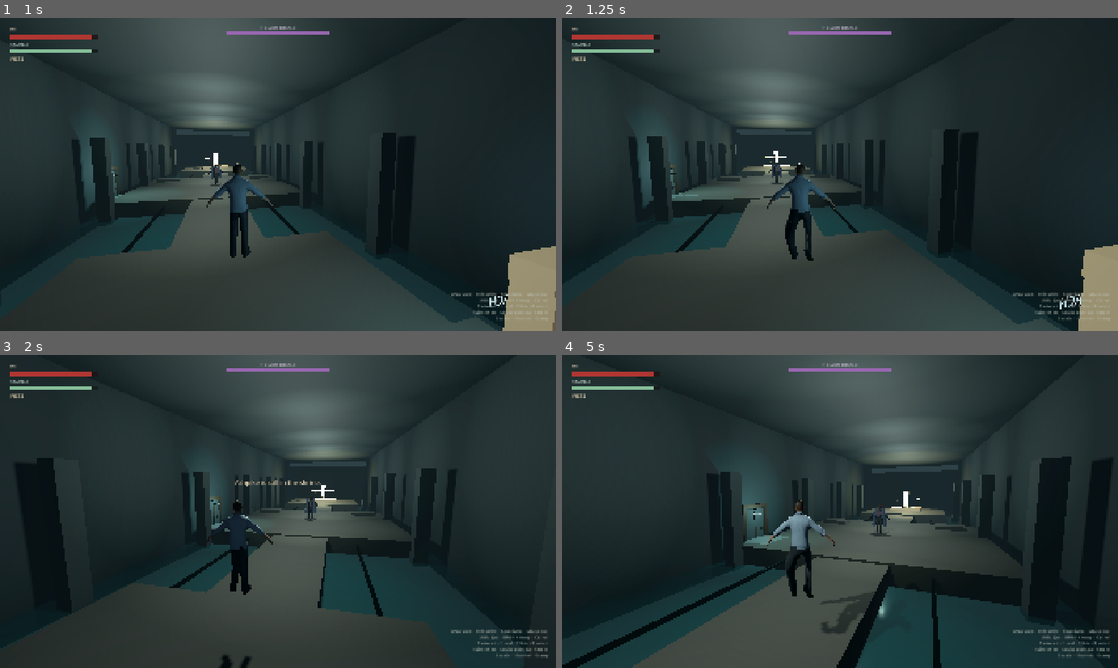
Above: before the commit, frames 1-4 (two rows, left to right).
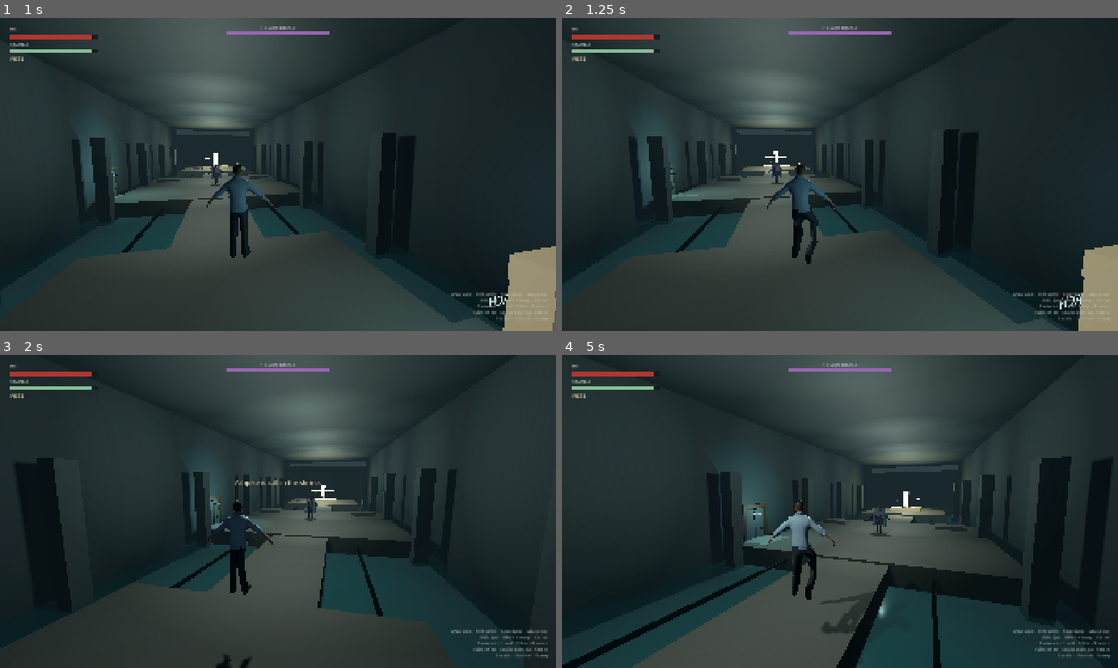
Above: after the commit, the same moments.

Repository: myat93/line7
Game: Godot game, scene res://main.tscn
Same seed, same stepped clock (60 frames per second), same inputs: the game is played once before the commit and once after it.
Inputs (mouse positions are in pixels of both pictures, inside the frame that each line leads up to):
- Up to frame 1 (1 s): tap Enter at 0.5 s; move the mouse to (305, 174) at 0.52 s; hold W (move_forward) from 0.53 s (still down); hold Shift (sprint) from 0.53 s (still down); click (305, 174) at 0.67 s; tap Space (jump) at 0.77 s
- Up to frame 2 (1.25 s): keep holding W (move_forward); keep holding Shift (sprint)
- Up to frame 3 (2 s): keep holding W (move_forward); move the mouse to (250, 511) at 1.27 s; release Shift (sprint) at 1.28 s; tap 1 (bind_ashpike) at 1.35 s; tap Space (jump) at 1.52 s; tap Shift (sprint) at 1.55 s
- Up to frame 4 (5 s): keep holding W (move_forward); move the mouse to (851, 505) at 2.02 s; hold 2 (bind_fists) 2.03-2.78 s; tap Shift (sprint) every 0.75 s from 2.3 to 4.55 s; move the mouse to (834, 517) at 2.77 s; right-click (834, 517) at 2.85 s; click (834, 517) at 2.92 s; tap Space (jump) at 3.02, 3.77, 4.52 s; move the mouse to (878, 514) at 3.52 s; hold E (interact) 3.53-4.28 s; move the mouse to (795, 508) at 4.27 s; click (795, 508) at 4.35 s

Frame 1 is identical in both runs. In frame 2, 0.5% of the frame differs, in the area x 40-47%, y 60-79%; in frame 3, 0.2%; in frame 4, 0.4%.

Commit message:
Use rest-relative local-Z extras for the HE stride.
swing_along_y remapped thigh rest frames and exploded the 100x-IBM
pants. Local Z is the sagittal axis on this bind; Euler X still abducts.

Co-authored-by: myat93 <myat93@users.noreply.github.com>

Diff:
--- a/characters/he/he.gd
+++ b/characters/he/he.gd
@@ -483,13 +483,13 @@
 
 
 func _pose_stride_legs(thigh_amp: float, shin_amp: float) -> void:
-	## Rocketbox thigh local X ≈ MeshRoot forward, so Euler X abducts (planted slide).
-	## swing_along_y pitches +Y (down the IBM leg) toward MeshRoot −Z / +Z.
+	## Rest-relative extras only — aim-style remaps explode the 100×-IBM pants.
+	## Thigh local X ≈ MeshRoot forward (abduct / planted slide). Local Z is sagittal.
 	var swing := sin(_stride)
-	_rig.swing_along_y("L_Thigh", Vector3(0.06, -0.22, -1.0), swing * thigh_amp)
-	_rig.swing_along_y("R_Thigh", Vector3(-0.06, -0.22, -1.0), -swing * thigh_amp)
-	_rig.swing_along_y("L_Shin", Vector3(0.0, -0.12, 1.0), maxf(-swing, 0.0) * shin_amp)
-	_rig.swing_along_y("R_Shin", Vector3(0.0, -0.12, 1.0), maxf(swing, 0.0) * shin_amp)
+	_part_rot("L_Thigh", Vector3(0.0, 0.0, -swing * thigh_amp))
+	_part_rot("R_Thigh", Vector3(0.0, 0.0, swing * thigh_amp))
+	_part_rot("L_Shin", Vector3(0.0, 0.0, maxf(-swing, 0.0) * shin_amp))
+	_part_rot("R_Shin", Vector3(0.0, 0.0, maxf(swing, 0.0) * shin_amp))
 
 
 func _pose_jab() -> void:
--- a/tools/slice_check.gd
+++ b/tools/slice_check.gd
@@ -194,10 +194,10 @@
 	if not pose_rig.contains("_align_godot_forward") or not pose_rig.contains("aim_along_y"):
 		failures.append("MeshPoseRig must align Bip01 +Z to Godot −Z and aim punch bones in character space.")
 	if not pose_rig.contains("swing_along_y"):
-		failures.append("MeshPoseRig must swing walk/sprint legs along-bone (not Euler-X abduction).")
+		failures.append("MeshPoseRig must keep swing_along_y for signed along-bone extras.")
 	var he_pose := FileAccess.get_file_as_string("res://characters/he/he.gd")
-	if not he_pose.contains("_pose_stride_legs") or not he_pose.contains("swing_along_y"):
-		failures.append("he.gd walk/sprint must drive a sagittal stride via swing_along_y.")
+	if not he_pose.contains("_pose_stride_legs") or not he_pose.contains("Local Z is sagittal"):
+		failures.append("he.gd walk/sprint must drive a sagittal (local Z) thigh/shin stride.")
 	var official_glb := load("res://enemies/hollow_herald/hollow_herald_realistic.glb") as PackedScene
 	if official_glb == null:
 		failures.append("hollow_herald_realistic.glb did not import as a PackedScene.")
Not shown, changed: characters/he/README.md
